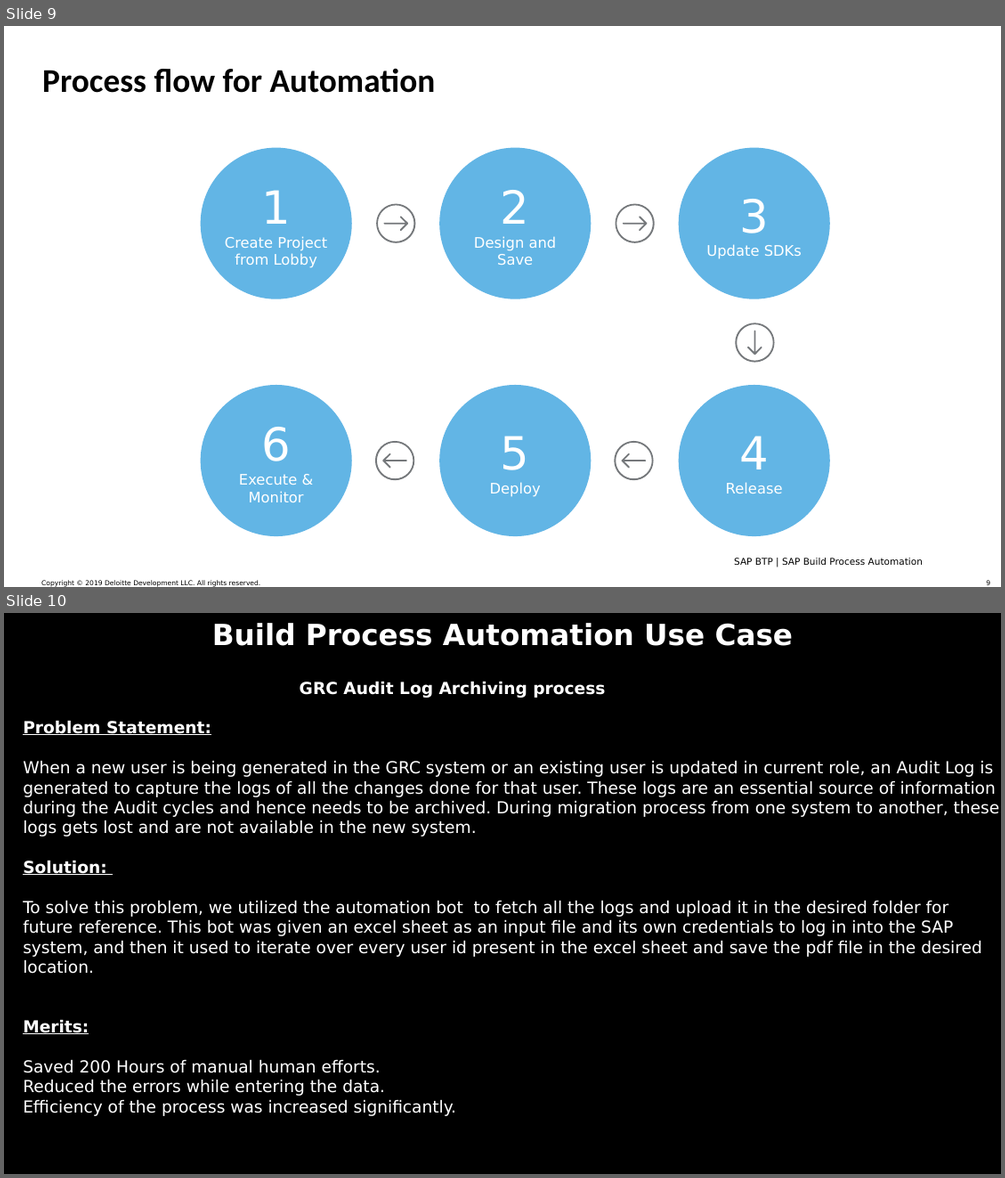
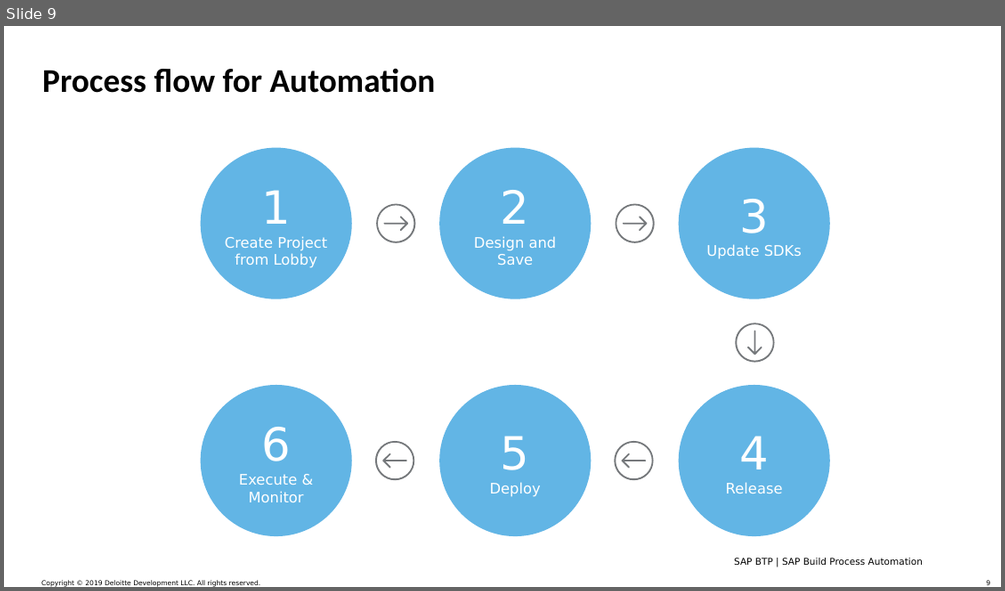
Before and after one commit to kumaranuj1989/Upload, a slide deck: SAP Build Process Automation Day 2.pptx. Shown one above the other, each under a label of ours: slides 9 and 10 before the commit, slide 9 after it. The pictures are 1005x1178 and 1005x591 pixels, drawn with LibreOffice and Linux fonts; fonts in the diff are those of the drawing. Boxes give left, top, right and bottom in pixels: in the first picture for what was removed or moved away, otherwise in the second. Text is boxed around its words. In the diff, an @@ line names an element or a change of style, - is before the commit and + after.

```diff
--- a/SAP Build Process Automation Day 2.pptx
+++ b/SAP Build Process Automation Day 2.pptx
@@ slide 10 removed at [4, 613, 1001, 1174], background #000000 @@
@@ text removed at [212, 623, 793, 646] @@
-Build Process Automation Use Case
@@ text removed at [23, 681, 1000, 1116] @@
-GRC Audit Log Archiving process
-Problem Statement:
-When a new user is being generated in the GRC system or an existing user is updated in current role, an Audit Log is generated to capture the logs of all the changes done for that user. These logs are an essential source of information during the Audit cycles and hence needs to be archived. During migration process from one system to another, these logs gets lost and are not available in the new system.
-Solution:
-To solve this problem, we utilized the automation bot to fetch all the logs and upload it in the desired folder for future reference. This bot was given an excel sheet as an input file and its own credentials to log in into the SAP system, and then it used to iterate over every user id present in the excel sheet and save the pdf file in the desired location.
-Merits:
-Saved 200 Hours of manual human efforts.
-Reduced the errors while entering the data.
-Efficiency of the process was increased significantly.
```
Also in this commit, not shown: 1 slide changed, 1 other slide removed, 8 other files.
